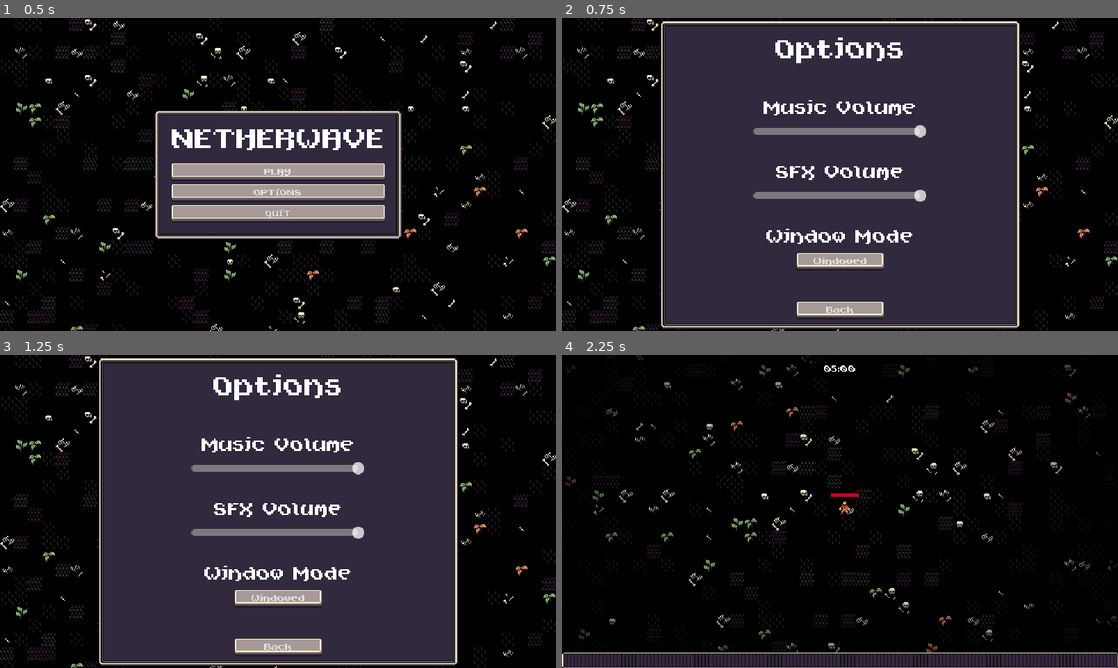
Above: before the commit, frames 1-4 (two rows, left to right).
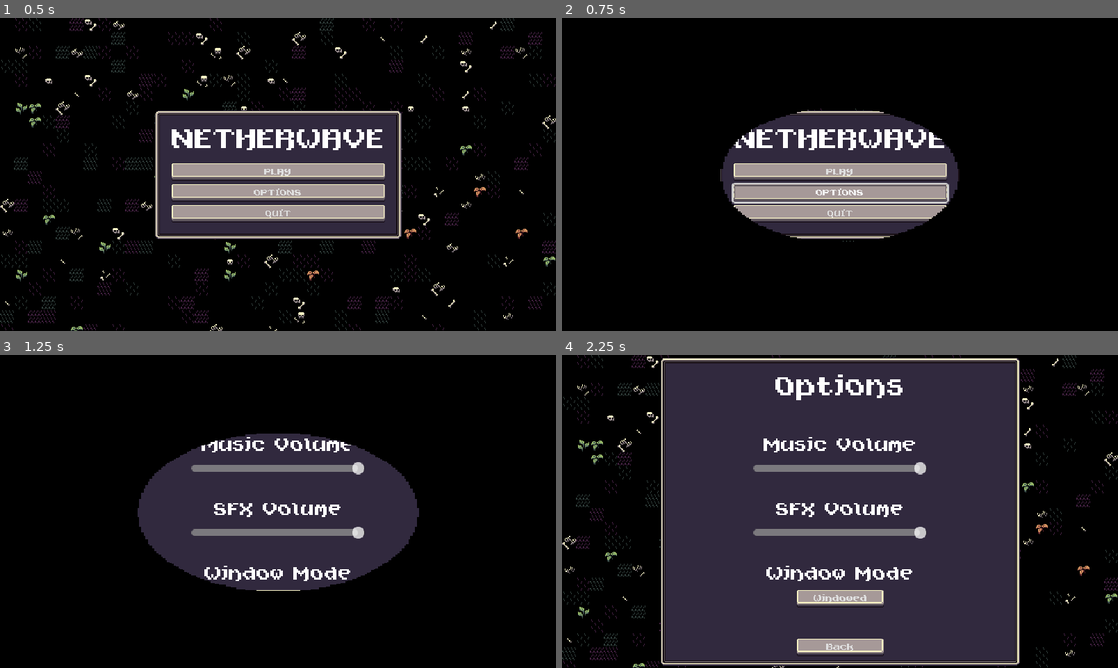
Above: after the commit, the same moments.

Repository: dweckerly/bullet-heaven
Game: Godot game, scene res://scenes/ui/main_menu.tscn
The game is run twice, just before and just after one commit, with the same random seed, the same clock (stepped at 60 frames per second) and the same inputs.
Inputs:
- Up to frame 1 (0.5 s): no input
- Up to frame 2 (0.75 s): click "OPTIONS" at 0.5 s
- Up to frame 3 (1.25 s): no input
- Up to frame 4 (2.25 s): click "Back" at 1.25 s; click "PLAY" at 2 s

Frame 1 is identical in both runs. In frame 2, 58% of the frame differs, in the area x 0-100%, y 0-100%; in frame 3, 44%; in frame 4, 64%.

Commit message:
stufffff

Diff:
--- a/project.godot
+++ b/project.godot
@@ -20,6 +20,8 @@
 
 GameEvents="*res://scenes/autoload/game_events.tscn"
 MusicPlayer="*res://scenes/autoload/music_player.tscn"
+ScreenTransition="*res://scenes/autoload/screen_transition.tscn"
+MetaProgression="*res://scenes/autoload/meta_progression.tscn"
 
 [debug]
 
--- /dev/null
+++ b/resources/meta_upgrades/meta_upgrade.gd
@@ -0,0 +1,8 @@
+extends Resource
+class_name MetaUpgrade
+
+
+@export var id: String
+@export var max_quantity: int = 1
+@export var title: String
+@export_multiline var description: String
--- /dev/null
+++ b/resources/meta_upgrades/xp_gain.tres
@@ -0,0 +1,10 @@
+[gd_resource type="Resource" load_steps=2 format=3 uid="uid://by10e581vvvtr"]
+
+[ext_resource type="Script" uid="uid://bdvxutirg5hxa" path="res://resources/meta_upgrades/meta_upgrade.gd" id="1_f231p"]
+
+[resource]
+script = ExtResource("1_f231p")
+id = "xp_gain"
+max_quantity = 1
+title = "Increase Experience"
+description = "Increases experience gem drops by 10%."
--- /dev/null
+++ b/scenes/autoload/meta_progression.gd
@@ -0,0 +1,22 @@
+extends Node
+
+var save_data: Dictionary = {
+	"meta_upgrade_currency": 0,
+	"meta_upgrades": {}
+}
+
+
+func _ready() -> void:
+	GameEvents.xp_gem_collected.connect(on_xp_collected)
+
+
+func add_meta_upgrade(upgrade: MetaUpgrade) -> void:
+	if not save_data["meta_upgrades"].has(upgrade.id):
+		save_data["meta_upgrades"][upgrade.id] = {
+			"quantity": 0
+		}
+	save_data["meta_upgrades"][upgrade.id]["quantity"] += 1
+
+
+func on_xp_collected(number: float) -> void:
+	save_data["meta_upgrade_currency"] += number
--- /dev/null
+++ b/scenes/autoload/meta_progression.tscn
@@ -0,0 +1,6 @@
+[gd_scene load_steps=2 format=3 uid="uid://dqu2oilcf5u12"]
+
+[ext_resource type="Script" uid="uid://cc8ci25nkbxu2" path="res://scenes/autoload/meta_progression.gd" id="1_owa0y"]
+
+[node name="MetaProgression" type="Node"]
+script = ExtResource("1_owa0y")
--- /dev/null
+++ b/scenes/autoload/screen_transition.gd
@@ -0,0 +1,19 @@
+extends CanvasLayer
+
+signal transition_halfway
+
+var skip_emit: bool = false
+
+
+func transition() -> void:
+	$AnimationPlayer.play("default")
+	await transition_halfway
+	skip_emit = true
+	$AnimationPlayer.play_backwards("default")
+
+
+func emit_transitioned_halfway() -> void:
+	if skip_emit:
+		skip_emit = false
+		return
+	transition_halfway.emit()
--- /dev/null
+++ b/scenes/autoload/screen_transition.gdshader
@@ -0,0 +1,15 @@
+shader_type canvas_item;
+
+uniform vec4 transition_color : source_color;
+uniform sampler2D transition_texture : filter_nearest;
+uniform float percent : hint_range(0.0, 1.0);
+
+void fragment() {
+	vec4 transition_texture_color = texture(transition_texture, UV);
+	if (transition_texture_color.r > percent) {
+		COLOR.a = 0.0;
+	}
+	else {
+		COLOR = transition_color;
+	}
+}
--- /dev/null
+++ b/scenes/autoload/screen_transition.tscn
@@ -0,0 +1,106 @@
+[gd_scene load_steps=8 format=3 uid="uid://bgjjwb166h1rp"]
+
+[ext_resource type="Shader" uid="uid://ddc2hicao8r0w" path="res://scenes/autoload/screen_transition.gdshader" id="1_0u5r8"]
+[ext_resource type="Script" uid="uid://b8pdq3wqrg8qb" path="res://scenes/autoload/screen_transition.gd" id="1_hctam"]
+[ext_resource type="Texture2D" uid="uid://c3t08l24t7ehh" path="res://assets/ui/screen_transition.png" id="2_q8s3n"]
+
+[sub_resource type="Animation" id="Animation_pg7gk"]
+resource_name = "default"
+length = 0.4
+step = 0.01
+tracks/0/type = "value"
+tracks/0/imported = false
+tracks/0/enabled = true
+tracks/0/path = NodePath("ColorRect:material:shader_parameter/percent")
+tracks/0/interp = 1
+tracks/0/loop_wrap = true
+tracks/0/keys = {
+"times": PackedFloat32Array(0, 0.4),
+"transitions": PackedFloat32Array(0.435275, 1),
+"update": 0,
+"values": [0.0, 1.0]
+}
+tracks/1/type = "method"
+tracks/1/imported = false
+tracks/1/enabled = true
+tracks/1/path = NodePath(".")
+tracks/1/interp = 1
+tracks/1/loop_wrap = true
+tracks/1/keys = {
+"times": PackedFloat32Array(0.4),
+"transitions": PackedFloat32Array(1),
+"values": [{
+"args": [],
+"method": &"emit_transitioned_halfway"
+}]
+}
+tracks/2/type = "value"
+tracks/2/imported = false
+tracks/2/enabled = true
+tracks/2/path = NodePath("ColorRect:visible")
+tracks/2/interp = 1
+tracks/2/loop_wrap = true
+tracks/2/keys = {
+"times": PackedFloat32Array(0, 0.01),
+"transitions": PackedFloat32Array(1, 1),
+"update": 1,
+"values": [false, true]
+}
+
+[sub_resource type="Animation" id="Animation_gu3hx"]
+length = 0.001
+tracks/0/type = "value"
+tracks/0/imported = false
+tracks/0/enabled = true
+tracks/0/path = NodePath("ColorRect:material:shader_parameter/percent")
+tracks/0/interp = 1
+tracks/0/loop_wrap = true
+tracks/0/keys = {
+"times": PackedFloat32Array(0),
+"transitions": PackedFloat32Array(1),
+"update": 0,
+"values": [0.0]
+}
+tracks/1/type = "value"
+tracks/1/imported = false
+tracks/1/enabled = true
+tracks/1/path = NodePath("ColorRect:visible")
+tracks/1/interp = 1
+tracks/1/loop_wrap = true
+tracks/1/keys = {
+"times": PackedFloat32Array(0),
+"transitions": PackedFloat32Array(1),
+"update": 1,
+"values": [false]
+}
+
+[sub_resource type="AnimationLibrary" id="AnimationLibrary_csd2v"]
+_data = {
+&"RESET": SubResource("Animation_gu3hx"),
+&"default": SubResource("Animation_pg7gk")
+}
+
+[sub_resource type="ShaderMaterial" id="ShaderMaterial_q8s3n"]
+shader = ExtResource("1_0u5r8")
+shader_parameter/transition_color = Color(0, 0, 0, 1)
+shader_parameter/transition_texture = ExtResource("2_q8s3n")
+shader_parameter/percent = 0.0
+
+[node name="ScreenTransition" type="CanvasLayer"]
+process_mode = 3
+layer = 5
+script = ExtResource("1_hctam")
+
+[node name="AnimationPlayer" type="AnimationPlayer" parent="."]
+libraries = {
+&"": SubResource("AnimationLibrary_csd2v")
+}
+
+[node name="ColorRect" type="ColorRect" parent="."]
+visible = false
+material = SubResource("ShaderMaterial_q8s3n")
+anchors_preset = 15
+anchor_right = 1.0
+anchor_bottom = 1.0
+grow_horizontal = 2
+grow_vertical = 2
--- a/scenes/ui/end_screen.gd
+++ b/scenes/ui/end_screen.gd
@@ -30,6 +30,8 @@
 
 
 func on_restart_button_pressed():
+	ScreenTransition.transition()
+	await ScreenTransition.transition_halfway
 	get_tree().paused = false
 	get_tree().change_scene_to_file("res://scenes/main/main.tscn")
 
--- a/scenes/ui/main_menu.gd
+++ b/scenes/ui/main_menu.gd
@@ -9,10 +9,14 @@
 
 
 func on_play_pressed() -> void:
+	ScreenTransition.transition()
+	await ScreenTransition.transition_halfway
 	get_tree().change_scene_to_file("res://scenes/main/main.tscn")
 
 
 func on_options_pressed() -> void:
+	ScreenTransition.transition()
+	await ScreenTransition.transition_halfway
 	var options_instance = options_scene.instantiate()
 	add_child(options_instance)
 	options_instance.back_pressed.connect(on_options_closed.bind(options_instance))
--- a/scenes/ui/options_menu.gd
+++ b/scenes/ui/options_menu.gd
@@ -52,4 +52,6 @@
 
 
 func on_back_pressed() -> void:
+	ScreenTransition.transition()
+	await ScreenTransition.transition_halfway
 	back_pressed.emit()
--- a/scenes/ui/pause_menu.gd
+++ b/scenes/ui/pause_menu.gd
@@ -49,6 +49,8 @@
 
 
 func on_options_pressed() -> void:
+	ScreenTransition.transition()
+	await ScreenTransition.transition_halfway
 	var options_instance = options_scene.instantiate()
 	add_child(options_instance)
 	options_instance.back_pressed.connect(on_options_closed.bind(options_instance))
Binary file added: assets/ui/screen_transition.png
Not shown, added: assets/ui/screen_transition.png.import
Not shown, added: resources/meta_upgrades/meta_upgrade.gd.uid
Not shown, added: scenes/autoload/meta_progression.gd.uid
Not shown, added: scenes/autoload/screen_transition.gd.uid
Not shown, added: scenes/autoload/screen_transition.gdshader.uid
